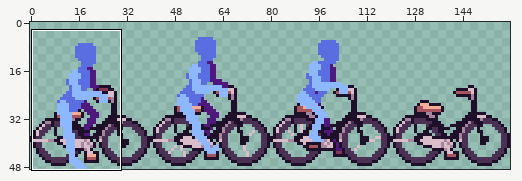
Sprite sheet -- LucyGamejam/data/BikeSpriteSheet.png. Above: a wide view before the commit, with the close-up outlined.
Close-up. Before:
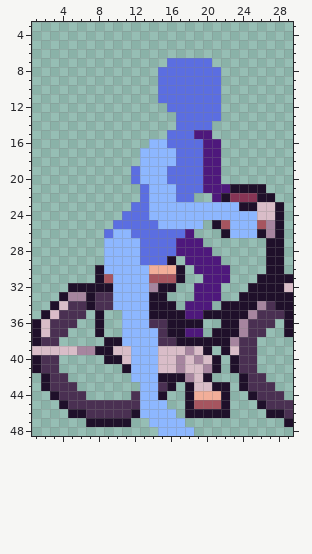
The file is 160x49 pixels. Shown: x 1..29, y 3..48. The commit also changed other parts of the picture, which this record leaves out.
Now the later version:
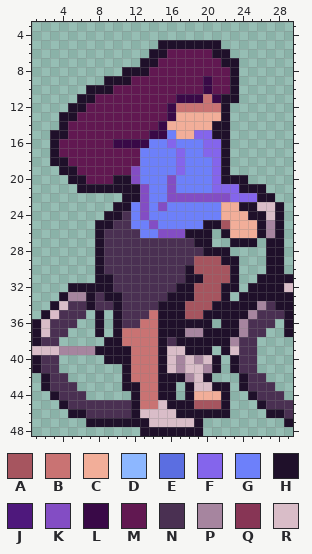
Palette (. is transparent): A #a6555f  B #c97373  C #f2ae99  D #8db7ff  E #5b6ee1  F #8465ec  G #6d80fa  H #1f102a  J #4e187c  K #834dc4  L #390947  M #611851  N #4a3052  P #a6859f  Q #873555  R #d9bdc8
Edits made:
y 5: x 15..21 ....... -> HHHHHHH
y 6: x 14..22 ......... -> HHMMMMMHH
y 7: x 13..23 ...EEEEE... -> HHMMMMMMMHH
y 8: x 11..23 ....EEEEEEE.. -> HHHMMMMMMMMMH
y 9: x 9..23 ......EEEEEEE.. -> HHHMMMMMMMMLMMH
y 10: x 7..23 ........EEEEEEE.. -> HHHMMMMMMMMMMLMMH
y 11: x 6..23 .........EEEEEEE.. -> HHMMMMMMMMMLLLBLHH
y 12: x 5..22 ...........EEEEEE. -> HHMMMMMMMMMLBBBBBH
y 13: x 4..22 .............EEEEE. -> HHMMMMMMMMMMLCCCCCH
y 14: x 4..22 .............EEEE.. -> HMMMMMMMMMMLCCCCCHH
y 15: x 3..22 .............EEEJJ.. -> HHMMMMMMMMMLLGCCFFHH
y 16: x 3..22 ...........DDEEEEJJ. -> HMMMMMMLLLLGGFGGGFFH
y 17: x 3..22 ..........DDDDEEEJJ. -> HMMMMMMMMMGGGGFGGFFH
y 18: x 3..22 ..........DDDDEEEJJ. -> HHMMMMMMMMGGGGFGGGFH
y 19: x 4..22 ........EDDDEEEEJJ. -> HHMMMMMMKGGGGFGGGFH
y 20: x 5..24 .......EDDDEEEEJJ... -> HHMMMHHKGGGKGGGGFHHH
y 21: x 6..23 .......EDDDEEEJJJH -> HHHHHHHKGGKGGGGFFF
y 22: x 11..25 ..EDDDEE..JHQQQ -> HHKGGKKKKKKKFFF
y 23: x 10..23 ..EEDDDDDDDDDD -> HHGKGKGGGGGGCC
y 24: x 9..26 ..EEEDDDDDDDDDDDDR -> HHNGKGGGGGGGGCCCHH
y 25: x 8..20 ..EEEEEDDDDD. -> HHNNGGKGGGGGH; x 23..26 DDDA -> CCCH
y 26: x 8..20 .EDDEEEEEEJ.. -> HNNNNGGKKKHHH; x 23..25 DDD -> CCC
y 27: x 8..20 .DDDDEEEEJJJ. -> HNNNNNNNNNNHH; x 23..25 ... -> HHH
y 28: x 8..22 .DDDDEEEEJJJJ.. -> HNNNNNNNNNNNHHH
y 29: x 8..23 .DDDDEEEH.JJJJ.. -> HNNNNNNNNNNAAAHH
y 30: x 9..23 DDDDDCCCH.JJJJ. -> NNNNNNNNNHAAAAH
y 31: x 9..23 ADDDDAAAH..JJJ. -> HNNNNNNNNHHAAAH
y 32: x 10..23 DDDDPHH..JJJ.. -> NNNNNNNHHAAAHH
y 33: x 9..22 NDDDDHH...JJJ. -> HHNNNNNHHHAAAH
y 34: x 10..14 DDDDH -> HNNNN; x 17..21 .JJJ. -> HAAAH
y 35: x 10..14 .DDDH -> HNNNB; x 18..19 JJ -> AA
y 36: x 10..15 .DDDNN -> HNNBBH; x 20 . -> H
y 37: x 10..15 .DDDDN -> HBBBBH; x 18..20 JJ. -> PPH
y 38: x 11..15 DDDDN -> BBBBH
y 39: x 4..5 RR -> PP; x 10..15 RRDDDR -> HHBBBH; x 18..19 PR -> HH
y 40: x 11..15 RDDDR -> HBBBH
y 41: x 12..15 DDDR -> BBBH
y 42: x 11..14 .DDD -> HBBB
y 43: x 11..15 ..DDN -> HHBBH
y 44: x 12..14 NDD -> HBB; x 16 . -> H
y 45: x 12..17 NDDD.. -> HBBRHH
y 46: x 13..17 DDDD. -> RRRRH
y 47: x 12..19 ..DDDD.. -> HHRRRRRH
y 48: x 13..19 ..DDDD. -> HHHHHHH
Changed places in both close-ups, as pixel boxes (x1, y1, x2, y2):
changed: (50, 40, 266, 436)
